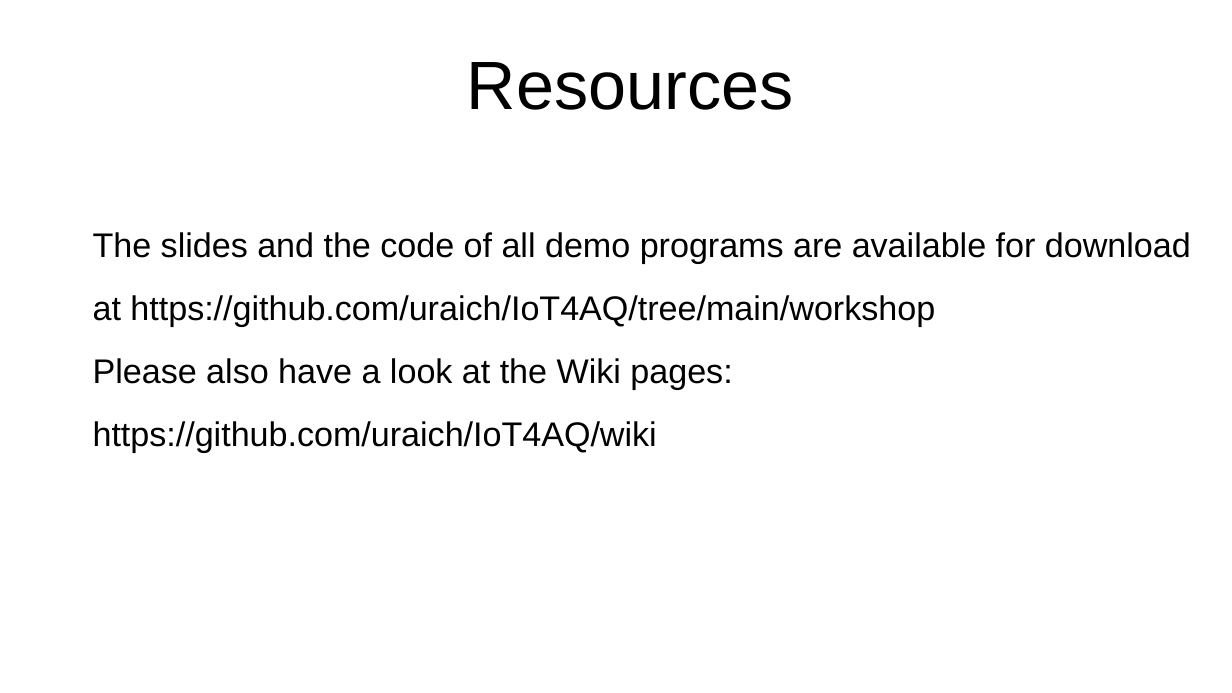
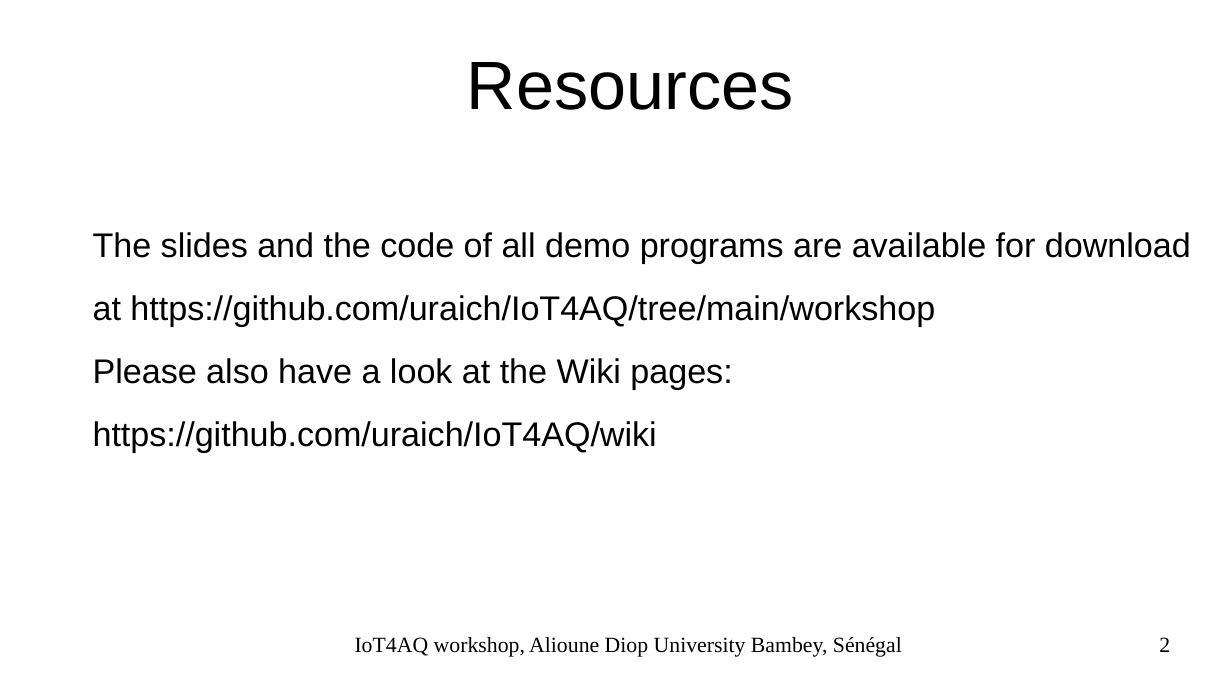
Before and after one commit to uraich/IoT4AQ, a slide deck: slide 2 of workshop/slides/iot4aq_introduction.odp. Drawn at 1232x693 pixels with LibreOffice and Linux fonts; fonts in the diff are those of the drawing; background and template pictures are left out. Boxes give left, top, right and bottom in pixels: in the first picture for what was removed or moved away, otherwise in the second. Text is boxed around its words. In the diff, an @@ line names an element or a change of style, - is before the commit and + after.

```diff
--- a/workshop/slides/iot4aq_introduction.odp
+++ b/workshop/slides/iot4aq_introduction.odp
@@ text added at (355, 637, 902, 657), 14 pt, text #000000 @@
+IoT4AQ workshop, Alioune Diop University Bambey, Sénégal
@@ page number added at (1159, 637, 1170, 652), 14 pt, text #000000 @@
+2
```
Also in this commit, not shown: 7 other slides changed, 4 slides added, 4 slides removed, 4 other files.
